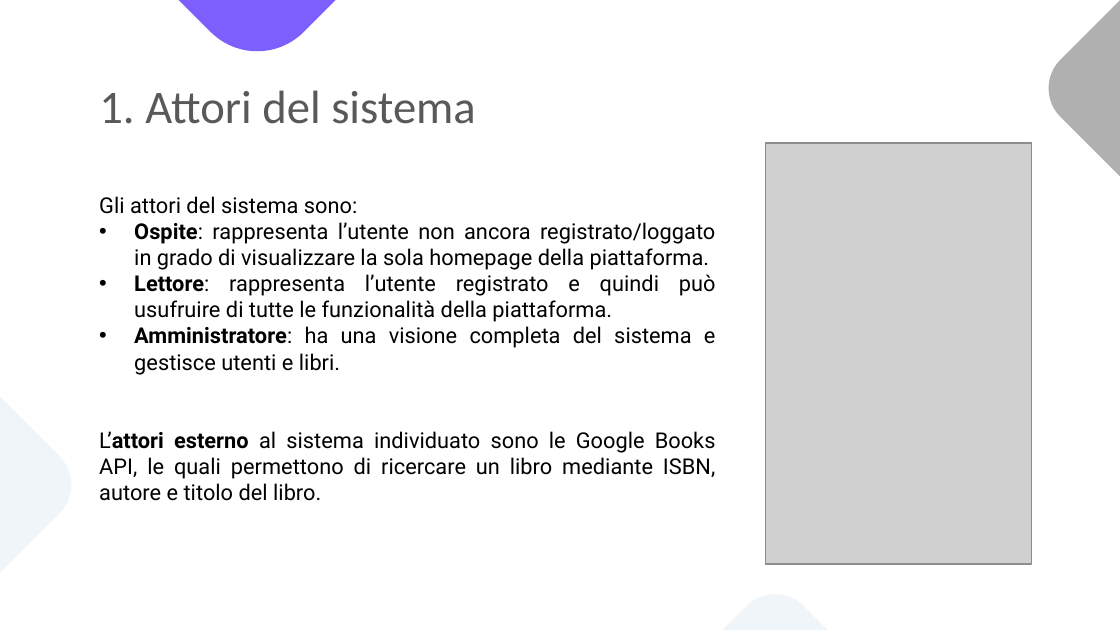
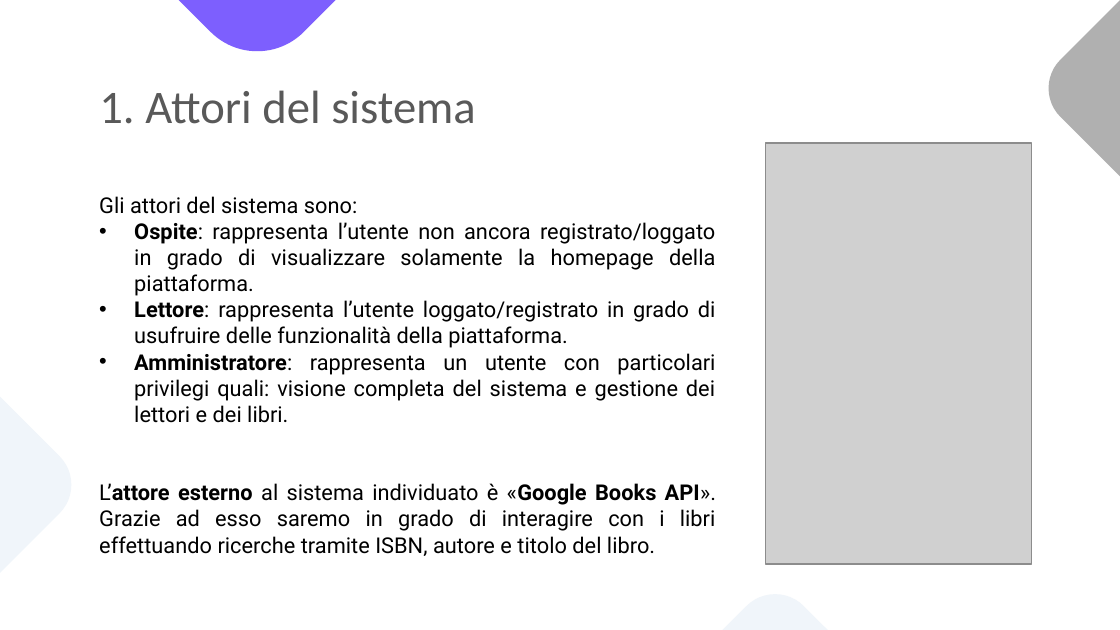
Before and after one commit to notjuary/Bookster_Classe03, a slide deck: slide 10 of DOC/Presentazione.pptx. Drawn at 1120x630 pixels with LibreOffice and Linux fonts; fonts in the diff are those of the drawing; grey boxes stand for pictures. Boxes give left, top, right and bottom in pixels: in the first picture for what was removed or moved away, otherwise in the second. Text is boxed around its words. In the diff, an @@ line names an element or a change of style, - is before the commit and + after.

```diff
--- a/DOC/Presentazione.pptx
+++ b/DOC/Presentazione.pptx
@@ text at (x1=99, y1=222, x2=716, y2=554): text changed @@
-• Ospite: rappresenta l’utente non ancora registrato/loggato in grado di visualizzare la sola homepage della piattaforma.
-• Lettore: rappresenta l’utente registrato e quindi può usufruire di tutte le funzionalità della piattaforma.
-• Amministratore: ha una visione completa del sistema e gestisce utenti e libri.
-L’attori esterno al sistema individuato sono le Google Books API, le quali permettono di ricercare un libro mediante ISBN, autore e titolo del libro.
+• Ospite: rappresenta l’utente non ancora registrato/loggato in grado di visualizzare solamente la homepage della piattaforma.
+• Lettore: rappresenta l’utente loggato/registrato in grado di usufruire delle funzionalità della piattaforma.
+• Amministratore: rappresenta un utente con particolari privilegi quali: visione completa del sistema e gestione dei lettori e dei libri.
+L’attore esterno al sistema individuato è «Google Books API». Grazie ad esso saremo in grado di interagire con i libri effettuando ricerche tramite ISBN, autore e titolo del libro.
```
Also in this commit, not shown: 57 other slides changed, 1 slide removed.
